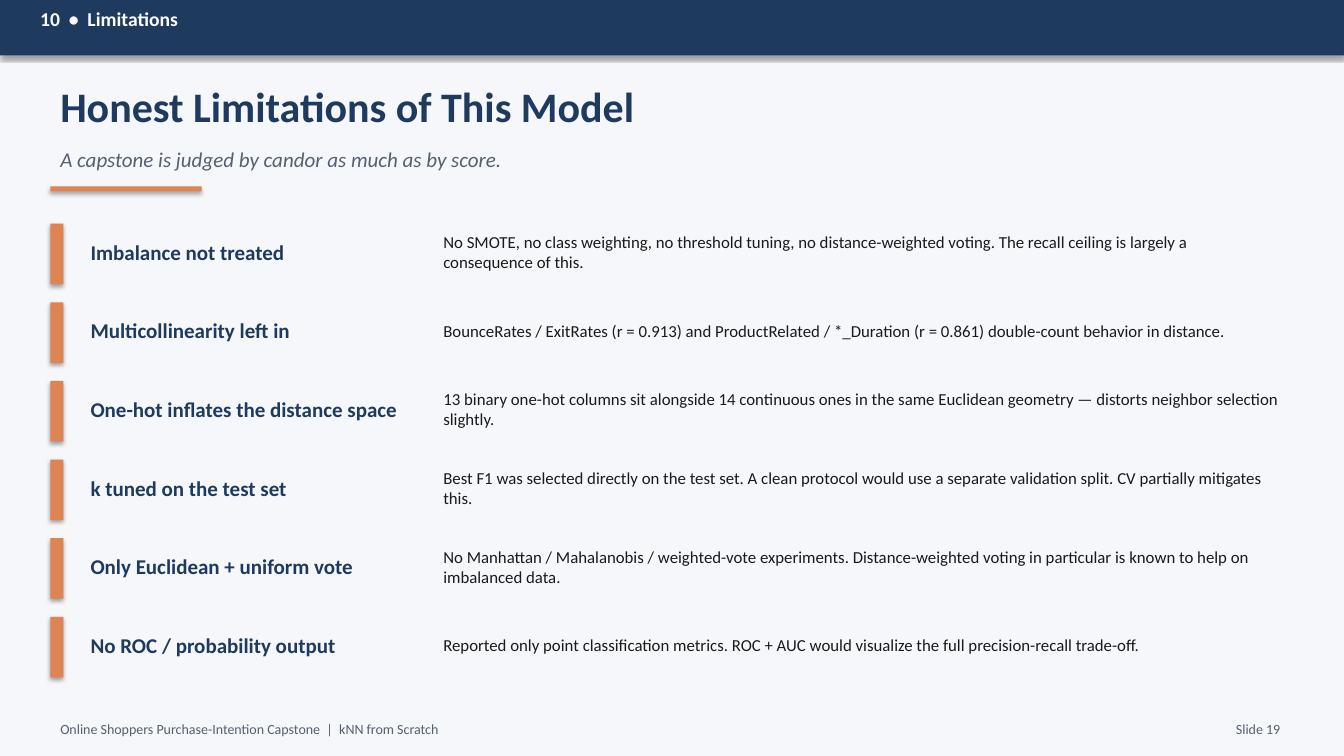
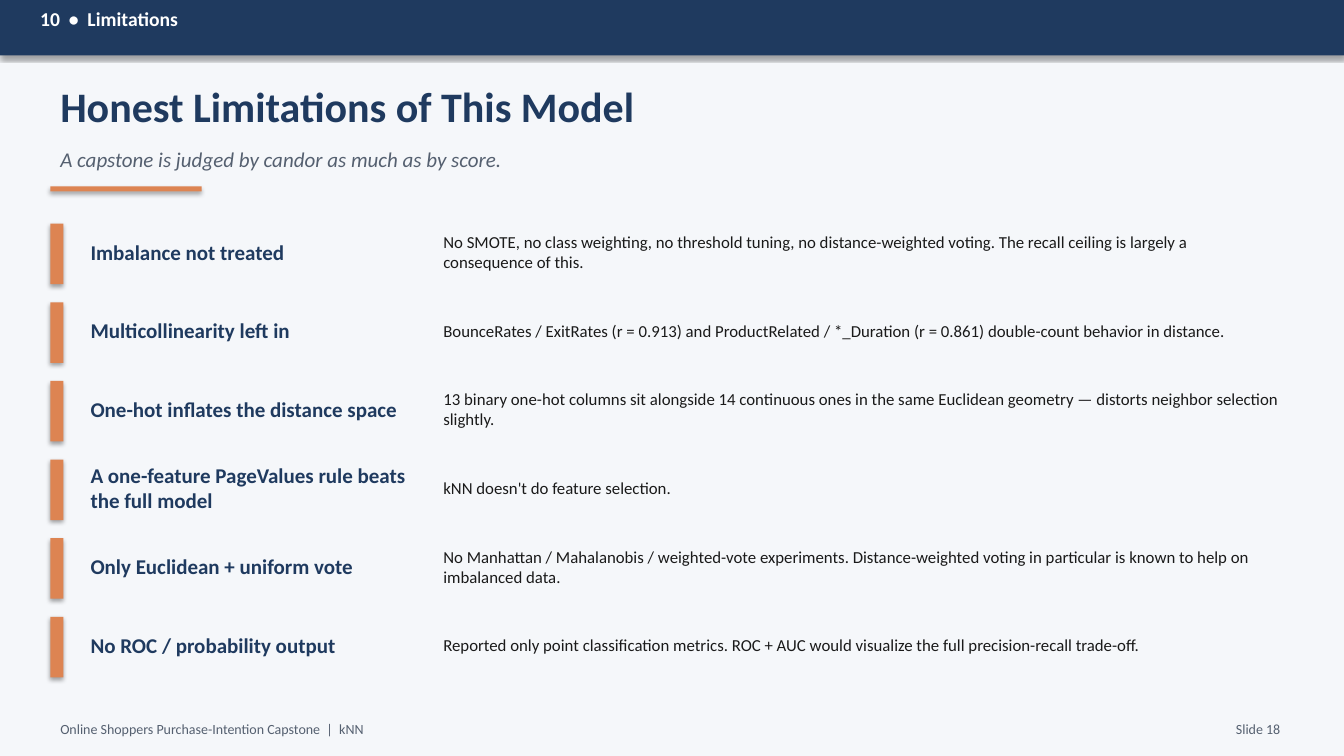
Before and after one commit to RodneeGlenMartin/Capstone-KNN-OnlineShoppers, a slide deck: slide 18 of Capstone_Presentation.pptx. Drawn at 1344x756 pixels with LibreOffice and Linux fonts; fonts in the diff are those of the drawing. Boxes give left, top, right and bottom in pixels: in the first picture for what was removed or moved away, otherwise in the second. Text is boxed around its words. In the diff, an @@ line names an element or a change of style, - is before the commit and + after.

Commit message:
Update Capstone_Presentation.pptx
Replace binary Capstone_Presentation.pptx with an updated version. This commit includes manual edits to slides, content, and formatting; the change is a binary update so individual diffs are not shown.

```diff
--- a/Capstone_Presentation.pptx
+++ b/Capstone_Presentation.pptx
@@ text at bbox=[91, 468, 406, 508]: text changed @@
-k tuned on the test set
+A one-feature PageValues rule beats the full model
@@ text at bbox=[443, 482, 670, 494]: text changed @@
-Best F1 was selected directly on the test set. A clean protocol would use a separate validation split. CV partially mitigates this.
+kNN doesn't do feature selection.
@@ text at bbox=[60, 724, 363, 737]: text changed @@
-Online Shoppers Purchase-Intention Capstone | kNN from Scratch
+Online Shoppers Purchase-Intention Capstone | kNN
@@ text at bbox=[1236, 724, 1280, 734]: text changed @@
-Slide 19
+Slide 18
```
Also in this commit, not shown: 20 other slides changed.
